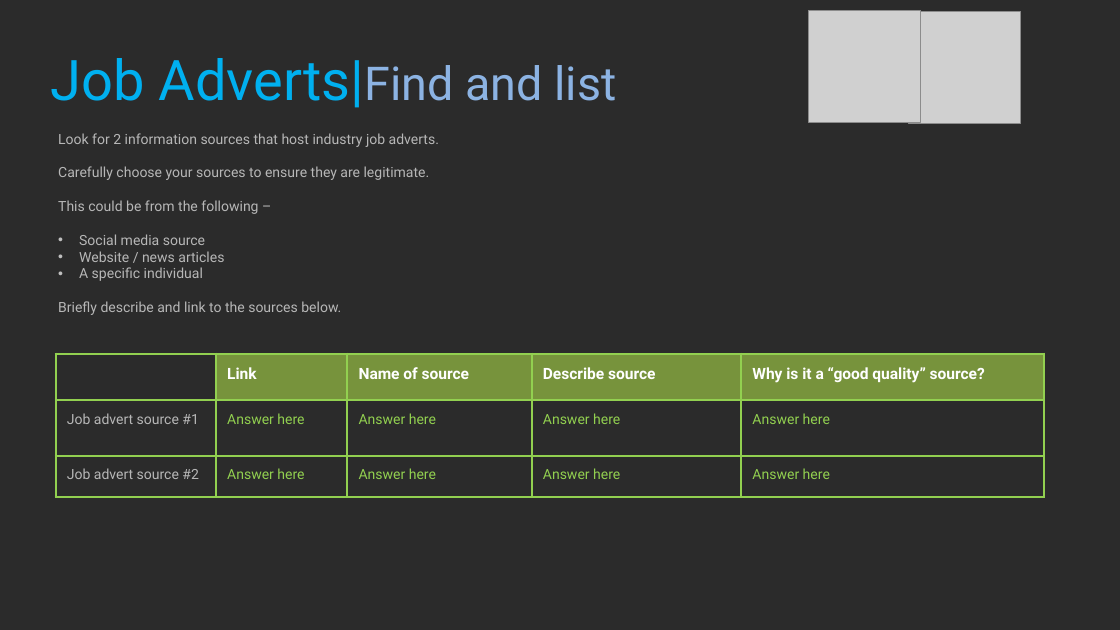
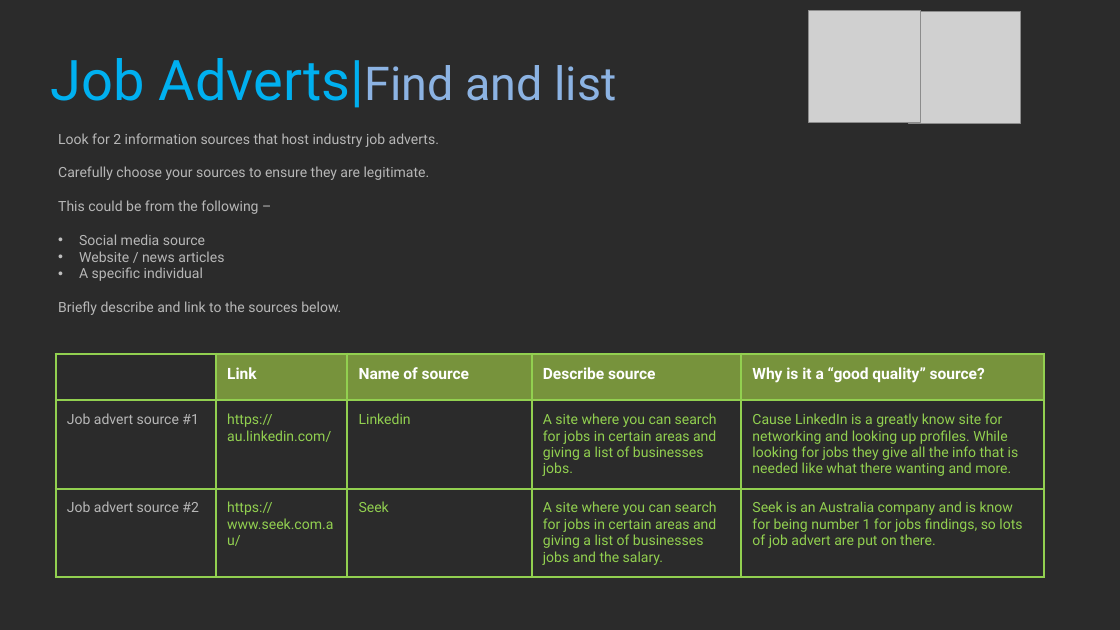
Before and after one commit to Ryszarder/ProfessionalStudies, a slide deck: slide 31 of 2021_Professional_Studies_1_BlakePeck.pptx. Drawn at 1120x630 pixels with LibreOffice and Linux fonts; fonts in the diff are those of the drawing; grey boxes stand for pictures; background and template pictures are left out; a plain dark background stands for a picture behind light text. Boxes give left, top, right and bottom in pixels: in the first picture for what was removed or moved away, otherwise in the second. Text is boxed around its words. In the diff, an @@ line names an element or a change of style, - is before the commit and + after.

```diff
--- a/2021_Professional_Studies_1_BlakePeck.pptx
+++ b/2021_Professional_Studies_1_BlakePeck.pptx
@@ table at <box>56,354,1044,581</box> @@
-row 2: Job advert source #1 | Answer here | Answer here | Answer here | Answer here
+row 2: Job advert source #1 | https://au.linkedin.com/ | Linkedin | A site where you can search for jobs in certain areas and giving a list of businesses jobs. | Cause LinkedIn is a greatly know site for networking and looking up profiles. While looking for jobs they give all the info that is needed like what there wanting and more.
-row 3: Job advert source #2 | Answer here | Answer here | Answer here | Answer here
+row 3: Job advert source #2 | https://www.seek.com.au/ | Seek | A site where you can search for jobs in certain areas and giving a list of businesses jobs and the salary. | Seek is an Australia company and is know for being number 1 for jobs findings, so lots of job advert are put on there.
```
Also in this commit, not shown: 11 other slides changed.
